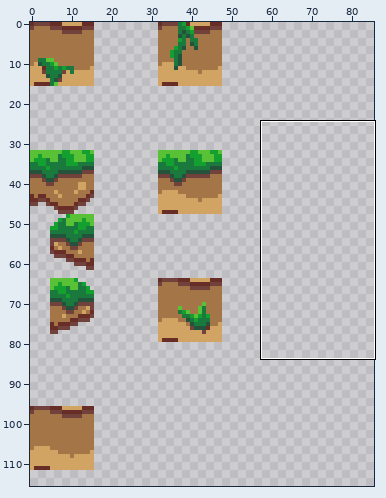
Sprite sheet -- Nihle/Assets/Sprites/Game Sprites/happytilesmaybe.png. Above: a wide view before the commit, with the close-up outlined.
Close-up. Before:
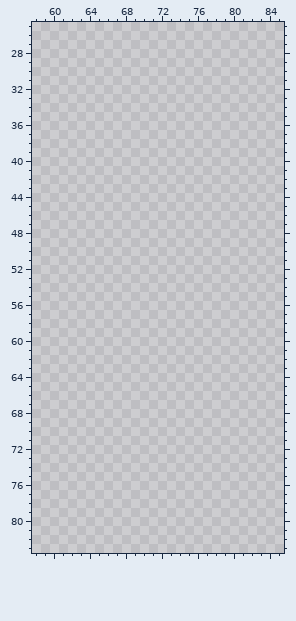
The file is 132x132 pixels. Shown: x 58..85, y 25..83. The wide view leaves out empty margins.
The result:
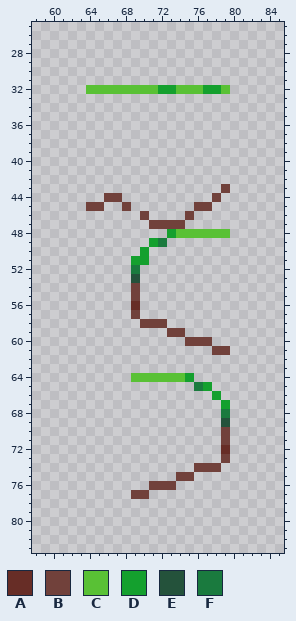
Palette (. is transparent): A #672d26  B #71413b  C #59c135  D #14a02e  E #24523b  F #1a7a3e
Diff:
The author put colour A in row 56 at x 69; in row 72 at x 79.
The author put colour B in row 43 at x 79; in row 44 at x 66 to 67 and 78; in row 45 at x 64 to 65, 68 and 76 to 77; in row 46 at x 70 and 75; in row 47 at x 71 to 74; in rows 54 to 55 at x 69.
The author put colour B in row 57 at x 69; in row 58 at x 70 to 72; in row 59 at x 73 to 74; in row 60 at x 75 to 77; in row 61 at x 78 to 79; in rows 70 to 71 at x 79.
The author put colour B in row 73 at x 79; in row 74 at x 76 to 78; in row 75 at x 74 to 75; in row 76 at x 71 to 73; in row 77 at x 69 to 70.
The author put colour C in row 32 at x 64 to 71, 74 to 76 and 79; in row 48 at x 74 to 79; in row 64 at x 69 to 74.
The author put colour D in row 32 at x 72 to 73 and 77 to 78; in row 48 at x 73; in row 49 at x 71; in row 50 at x 70; in row 51 at x 69 to 70; in row 64 at x 75.
The author put colour D in row 65 at x 77; in row 66 at x 78; in row 67 at x 79.
The author put colour E in row 53 at x 69; in row 69 at x 79.
The author put colour F in row 49 at x 72; in row 52 at x 69; in row 65 at x 76; in row 68 at x 79.
